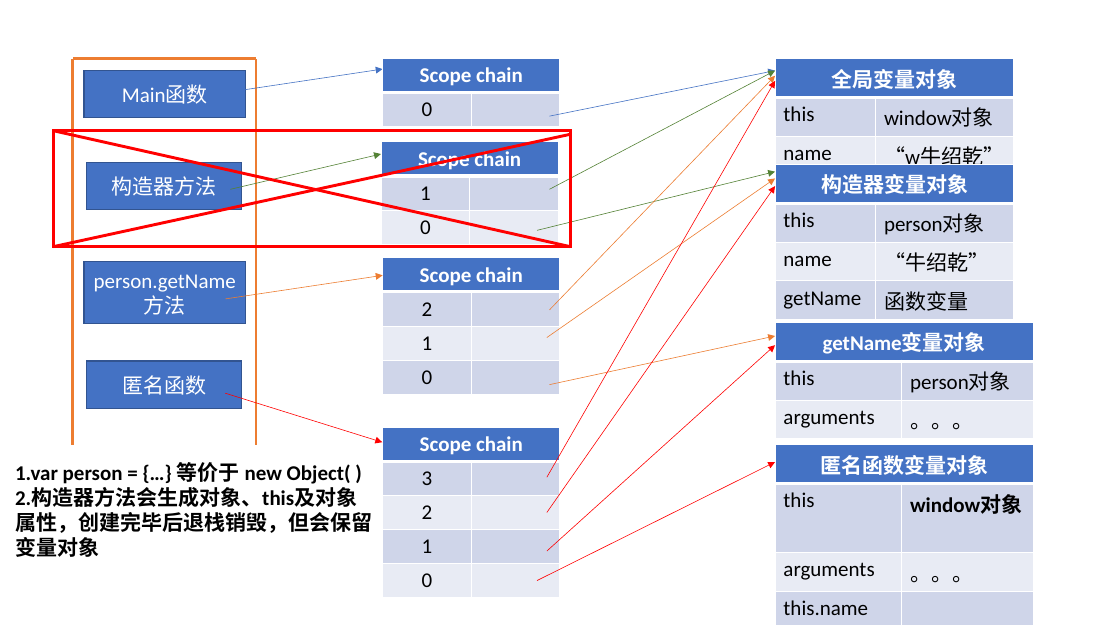
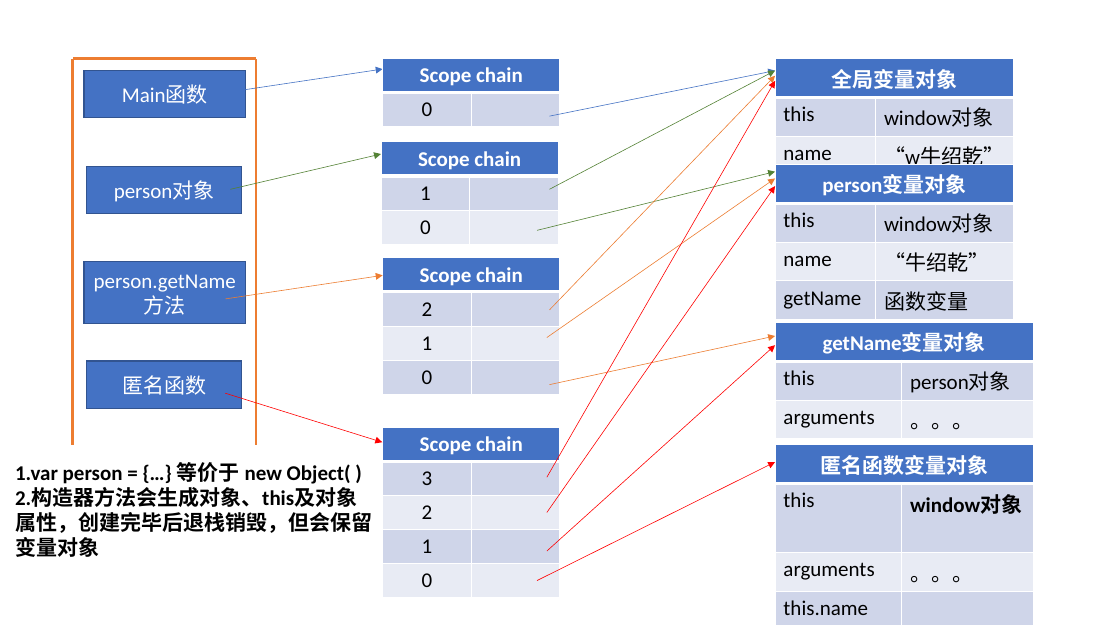
Before and after one commit to Shapeofme/Js_Learing-liaoxuefeng, a slide deck: slide 6 of 资料/js图解.pptx. Drawn at 1120x630 pixels with LibreOffice and Linux fonts; fonts in the diff are those of the drawing. Boxes give left, top, right and bottom in pixels: in the first picture for what was removed or moved away, otherwise in the second. Text is boxed around its words. In the diff, an @@ line names an element or a change of style, - is before the commit and + after.

```diff
--- a/资料/js图解.pptx
+++ b/资料/js图解.pptx
@@ rectangle removed at (x1=54, y1=131, x2=571, y2=247) @@
@@ line removed from (54, 131) to (571, 247) @@
@@ line removed from (571, 134) to (54, 247) @@
@@ rectangle "person对象" moved from (x1=87, y1=162, x2=242, y2=209) to (x1=87, y1=166, x2=242, y2=213) @@
@@ table at (x1=776, y1=165, x2=1015, y2=479) @@
-row 1, column 1: 构造器变量对象
+row 1, column 1: person变量对象
-row 2, column 2: person对象
+row 2, column 2: window对象
@@ text in rectangle at (x1=114, y1=180, x2=215, y2=202): text changed @@
-构造器方法
+person对象
```
Also in this commit, not shown: 22 other files.
